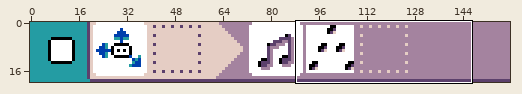
Sprite sheet -- docs/images/generated/sample_head_or_tail_page_1_rule_2.png. The picture above shows the old version from afar; the outline marks the close-up.
Close-up. Before:
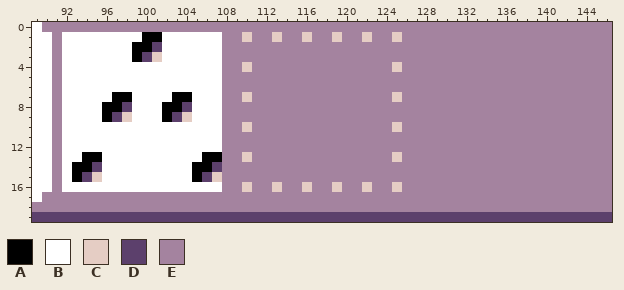
The file is 320x40 pixels, drawn in blocks of 2x2; one block is one cell here. Shown: x 89..146, y 0..19.
Palette (. is transparent): A #000000  B #ffffff  C #e5cdc4  D #5c406c  E #a4839f
Pixels before, first column x 89:
 0 BEEEEEEEEEEEEEEEEEEEEEEEEEEEEEEEEEEEEEEEEEEEEEEEEEEEEEEEEE
 1 BBEBBBBBBBBAABBBBBBEECEECEECEECEECEECEEEEEEEEEEEEEEEEEEEEE
 2 BBEBBBBBBBAADBBBBBBEEEEEEEEEEEEEEEEEEEEEEEEEEEEEEEEEEEEEEE
 3 BBEBBBBBBBADCBBBBBBEEEEEEEEEEEEEEEEEEEEEEEEEEEEEEEEEEEEEEE
 4 BBEBBBBBBBBBBBBBBBBEECEEEEEEEEEEEEEECEEEEEEEEEEEEEEEEEEEEE
 5 BBEBBBBBBBBBBBBBBBBEEEEEEEEEEEEEEEEEEEEEEEEEEEEEEEEEEEEEEE
 6 BBEBBBBBBBBBBBBBBBBEEEEEEEEEEEEEEEEEEEEEEEEEEEEEEEEEEEEEEE
 7 BBEBBBBBAABBBBAABBBEECEEEEEEEEEEEEEECEEEEEEEEEEEEEEEEEEEEE
 8 BBEBBBBAADBBBAADBBBEEEEEEEEEEEEEEEEEEEEEEEEEEEEEEEEEEEEEEE
 9 BBEBBBBADCBBBADCBBBEEEEEEEEEEEEEEEEEEEEEEEEEEEEEEEEEEEEEEE
10 BBEBBBBBBBBBBBBBBBBEECEEEEEEEEEEEEEECEEEEEEEEEEEEEEEEEEEEE
11 BBEBBBBBBBBBBBBBBBBEEEEEEEEEEEEEEEEEEEEEEEEEEEEEEEEEEEEEEE
12 BBEBBBBBBBBBBBBBBBBEEEEEEEEEEEEEEEEEEEEEEEEEEEEEEEEEEEEEEE
13 BBEBBAABBBBBBBBBBAAEECEEEEEEEEEEEEEECEEEEEEEEEEEEEEEEEEEEE
14 BBEBAADBBBBBBBBBAADEEEEEEEEEEEEEEEEEEEEEEEEEEEEEEEEEEEEEEE
15 BBEBADCBBBBBBBBBADCEEEEEEEEEEEEEEEEEEEEEEEEEEEEEEEEEEEEEEE
16 BBEBBBBBBBBBBBBBBBBEECEECEECEECEECEECEEEEEEEEEEEEEEEEEEEEE
17 BEEEEEEEEEEEEEEEEEEEEEEEEEEEEEEEEEEEEEEEEEEEEEEEEEEEEEEEEE
18 EEEEEEEEEEEEEEEEEEEEEEEEEEEEEEEEEEEEEEEEEEEEEEEEEEEEEEEEEE
19 DDDDDDDDDDDDDDDDDDDDDDDDDDDDDDDDDDDDDDDDDDDDDDDDDDDDDDDDDD
The same view after the edit:
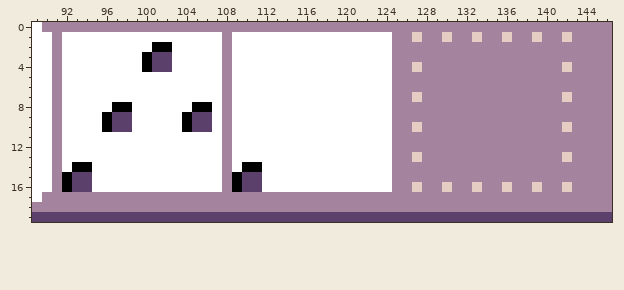
The edit:
Changed rows in their new state; - is an unchanged pixel.
first column x 92:
 1 --------BB-------BBBBBBBBBBBBBBBBE-C--C--C--C--C--C
 2 -------BBAA------BBBBBBBBBBBBBBBB------------------
 3 -------BADD------BBBBBBBBBBBBBBBB------------------
 4 --------ADD------BBBBBBBBBBBBBBBBE-C--------------C
 5 -----------------BBBBBBBBBBBBBBBB------------------
 6 -----------------BBBBBBBBBBBBBBBB------------------
 7 -----BB----BB----BBBBBBBBBBBBBBBBE-C--------------C
 8 ----B-A---BBBAA--BBBBBBBBBBBBBBBB------------------
 9 ------D---BBADD--BBBBBBBBBBBBBBBB------------------
10 ----ADD-----ADD--BBBBBBBBBBBBBBBBE-C--------------C
11 -----------------BBBBBBBBBBBBBBBB------------------
12 -----------------BBBBBBBBBBBBBBBB------------------
13 --BB----------BB-BBBBBBBBBBBBBBBBE-C--------------C
14 ---B---------BBB-BAABBBBBBBBBBBBB------------------
15 AD-B---------BBB-ADDBBBBBBBBBBBBB------------------
16 ADD--------------ADDBBBBBBBBBBBBBE-C--C--C--C--C--C
Boxes around the changes in both close-ups, in picture pixels (x1, y1, x2, y2):
changed: (62, 32, 572, 192)
